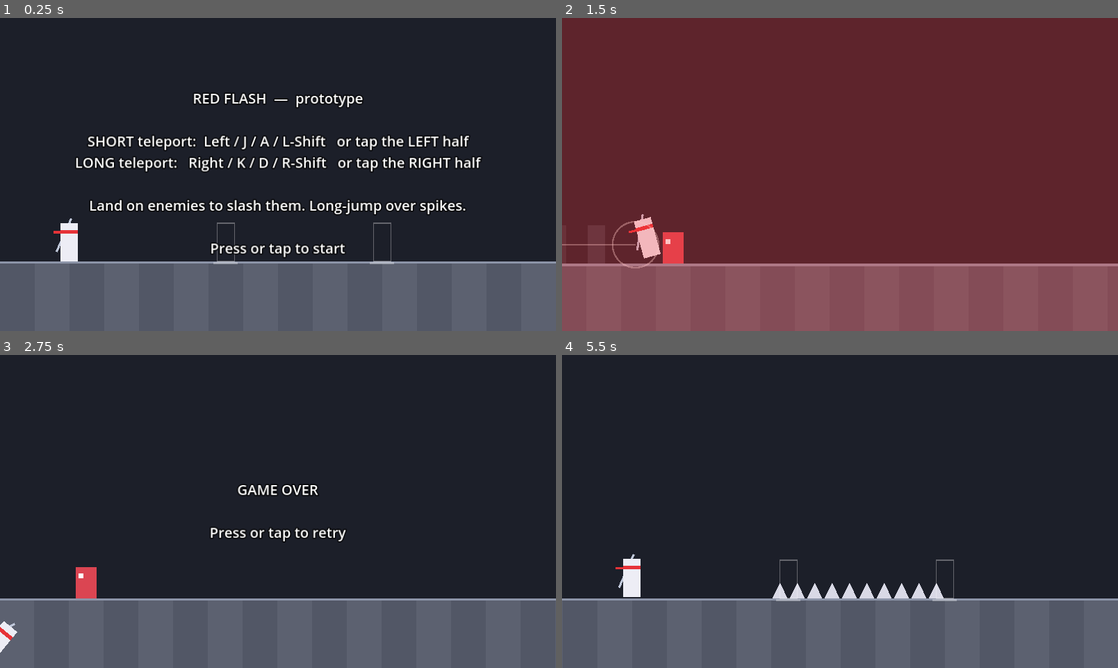
Above: before the commit, frames 1-4 (two rows, left to right).
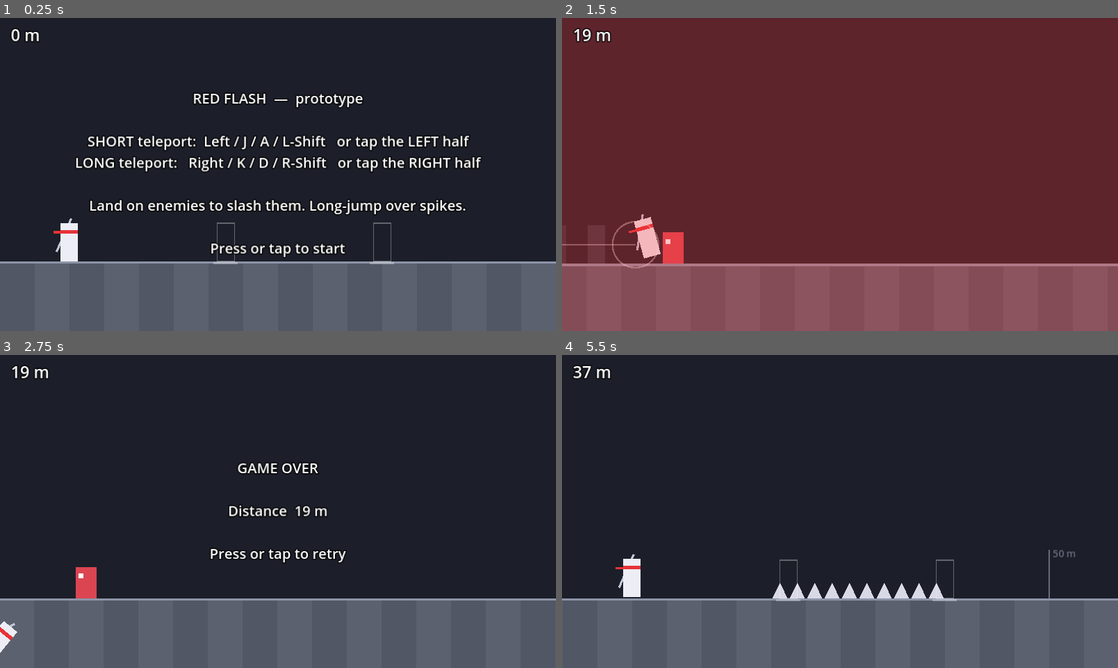
Above: after the commit, the same moments.

Repository: fredsbreads/game-off
Game: Godot game, scene res://scenes/main.tscn
The game is run twice, just before and just after one commit, with the same random seed, the same clock (stepped at 60 frames per second) and the same inputs.
Inputs (mouse positions are in pixels of both pictures, inside the frame that each line leads up to):
- Up to frame 1 (0.25 s): no input
- Up to frame 2 (1.5 s): tap Enter at 0.5 s; move the mouse to (962, 158) at 0.52 s; hold K (tp_long) 0.53-1.28 s; click (962, 158) at 0.67 s; move the mouse to (728, 190) at 1.27 s; tap J (tp_short) at 1.35 s; click (728, 190) at 1.42 s
- Up to frame 3 (2.75 s): move the mouse to (333, 442) at 2.02 s; hold K (tp_long) from 2.03 s (still down); click (333, 442) at 2.17 s
- Up to frame 4 (5.5 s): tap Enter at 2.75 s; move the mouse to (812, 574) at 2.77 s; release K (tp_long) at 2.78 s; tap J (tp_short) at 2.85, 4.35 s; click (812, 574) at 2.92 s; move the mouse to (1006, 558) at 3.52 s; hold K (tp_long) 3.53-4.28 s; click (1006, 558) at 3.67 s; move the mouse to (673, 464) at 4.27 s; click (673, 464) at 4.42 s; move the mouse to (867, 511) at 5.02 s; hold K (tp_long) from 5.03 s (still down); click (867, 511) at 5.17 s

The runs differ from the first frame. In frame 1, 0.1% of the frame differs, in the area x 1-8%, y 3-8%; in frame 2, 0.2%; in frame 3, 2.0%, in the area x 2-63%, y 3-67%; in frame 4, 0.2%.

Commit message:
Show distance again; separate toggles for distance and score UI

Diff:
--- a/scripts/hud.gd
+++ b/scripts/hud.gd
@@ -7,8 +7,11 @@
 ## The view is at least 1024x576 and grows to fill wider or taller screens
 ## (stretch aspect "expand"), so right-aligned items follow the real width.
 
-## Score, distance and chain are still tracked internally; this only
-## controls whether any of it is shown (HUD, pop-ups, menus, distance signs).
+## Everything is always tracked internally; these only control what's shown.
+## Distance: the metres counter, the distance signs on the ground, and the
+## distance line on the game-over screen.
+const SHOW_DISTANCE_UI := true
+## Score: score, kills, chain counter, point pop-ups and best score.
 const SHOW_SCORE_UI := false
 
 const CHAIN_COLOR_LOW := Color(1, 1, 1)
@@ -70,7 +73,10 @@
 
 func set_stats(score: int, distance: float, chain: int, chain_fraction: float) -> void:
 	_score.visible = SHOW_SCORE_UI
-	_distance.visible = SHOW_SCORE_UI
+	_distance.visible = SHOW_DISTANCE_UI
+	# Move the distance up into the score's spot when the score is hidden.
+	_distance.position = Vector2(22, 50) if SHOW_SCORE_UI else Vector2(20, 10)
+	_distance.add_theme_font_size_override("font_size", 20 if SHOW_SCORE_UI else 30)
 	_score.text = "%d" % score
 	_distance.text = "%d m" % int(distance)
 	var show_chain := SHOW_SCORE_UI and chain > 0
@@ -99,11 +105,13 @@
 
 func show_game_over(stats: Dictionary) -> void:
 	var lines := "GAME OVER\n\n"
+	if SHOW_DISTANCE_UI:
+		lines += "Distance  %d m\n" % int(stats["distance"])
 	if SHOW_SCORE_UI:
-		lines += "Distance  %d m\n" % int(stats["distance"])
 		lines += "Kills  %d      Best chain  x%d\n\n" % [stats["kills"], stats["best_chain"]]
 		lines += "Score  %d\n" % stats["score"]
 		lines += ("NEW BEST!\n" if stats["new_best"] else "Best  %d\n" % stats["best"])
+	if SHOW_DISTANCE_UI or SHOW_SCORE_UI:
 		lines += "\n"
 	lines += "Press or tap to retry"
 	_message.text = lines
--- a/scripts/level.gd
+++ b/scripts/level.gd
@@ -143,7 +143,7 @@
 				]), SPIKE_COLOR)
 
 	# Distance markers, so speed and progress are readable.
-	if not Hud.SHOW_SCORE_UI:
+	if not Hud.SHOW_DISTANCE_UI:
 		return
 	var font := ThemeDB.fallback_font
 	var first_sign := int(ceil((first - start_x) / SIGN_EVERY))
